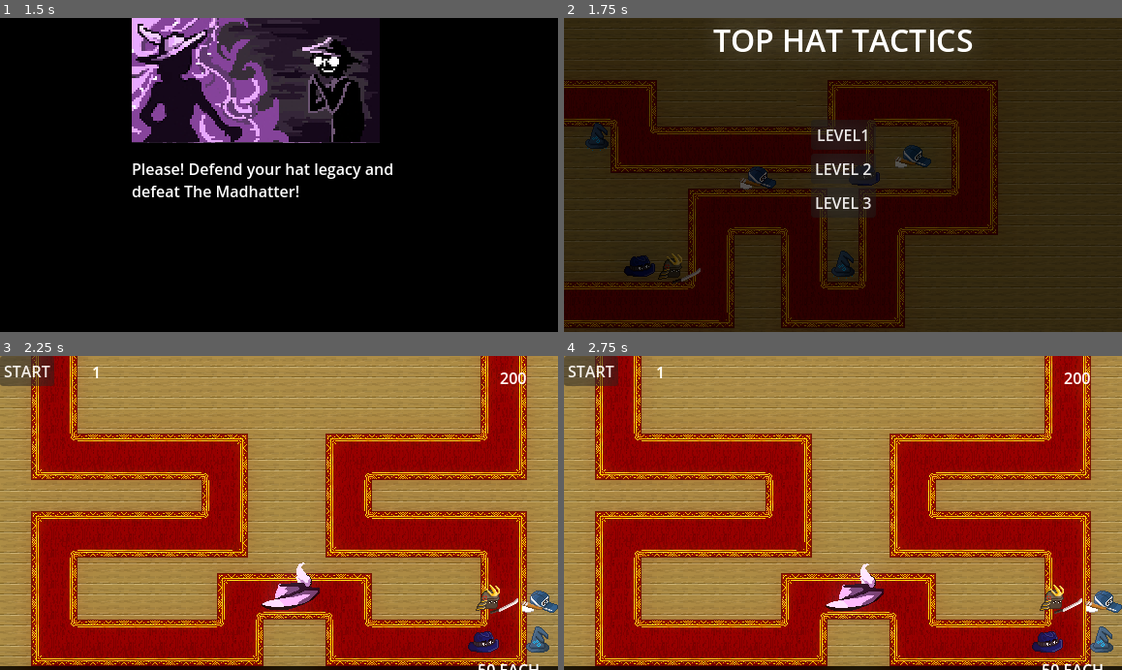
Above: before the commit, frames 1-4 (two rows, left to right).
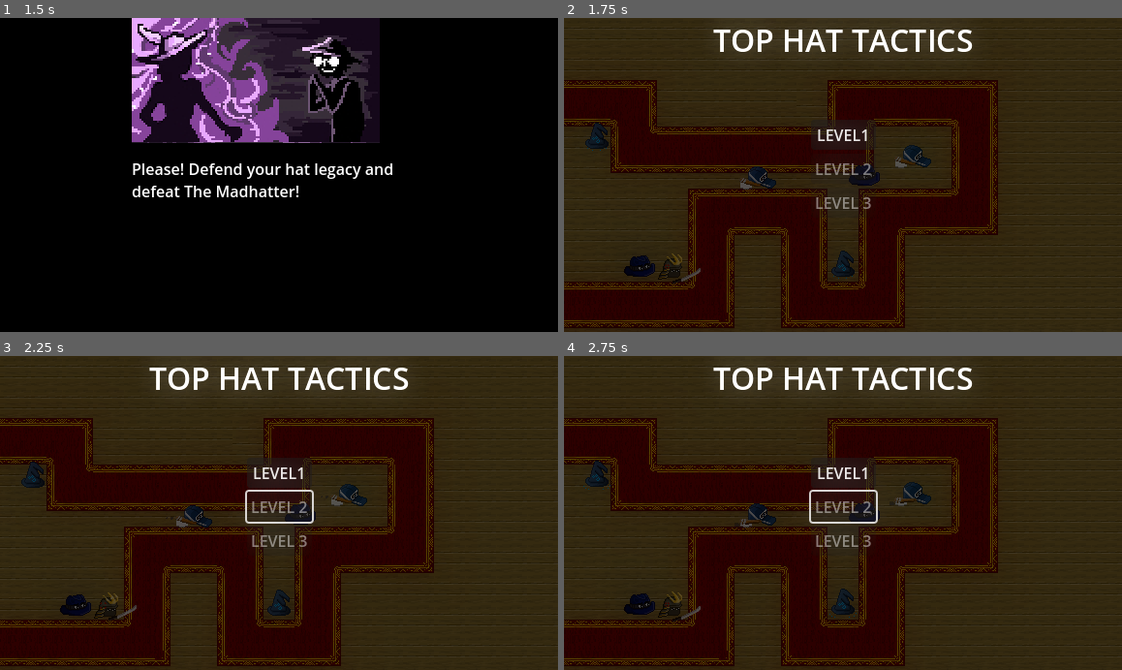
Above: after the commit, the same moments.

Repository: ma31n/TopHatTactics
Game: Godot game, scene res://Scenes/intro.tscn
The game is run twice, just before and just after one commit, with the same random seed, the same clock (stepped at 60 frames per second) and the same inputs. The engine's default icon, where the game draws it, is replaced by a stand-in: a white triangle on a blue panel in a dark square.
Inputs (mouse positions are in pixels of both pictures, inside the frame that each line leads up to):
- Up to frame 1 (1.5 s): tap Enter (ui_accept) at 0.5, 1.35 s; move the mouse to (401, 159) at 0.52 s; hold Enter (ui_accept) 0.53-1.28 s; click (401, 159) at 0.67 s; move the mouse to (167, 190) at 1.27 s; click (167, 190) at 1.42 s
- Up to frame 2 (1.75 s): tap Enter (ui_accept) at 1.52 s
- Up to frame 3 (2.25 s): tap Enter (ui_accept) at 1.82 s; click (279, 506) at 2 s, where only the run before the commit has a clickable "LEVEL 2"
- Up to frame 4 (2.75 s): no input

Frame 1 is identical in both runs. In frame 2, 0.3% of the frame differs, in the area x 45-56%, y 46-61%; in frame 3, 100%, in the area x 0-100%, y 0-100%; in frame 4, 100%.

Commit message:
Fixed game completion + level order

Diff:
--- a/Scenes/intro.gd
+++ b/Scenes/intro.gd
@@ -12,7 +12,7 @@
 	$RichTextLabel.text=lines[0][0]
 
 func _physics_process(delta: float) -> void:
-	if(Global.levelscompleted<=3):
+	if(Global.levelscompleted<3):
 		if (Input.is_action_just_pressed("ui_accept")):
 			if(current<lines.size()-1):
 				current+=1
@@ -20,6 +20,6 @@
 				get_node(str(current+1)).visible=true;
 			else:
 				get_tree().change_scene_to_file("res://Scenes/main_menu.tscn")
-	elif(Global.levelscompleted>3):
+	elif(Global.levelscompleted>=3):
 		$RichTextLabel.text=final[0]
 		$Sprite2D.visible=true
--- a/Scenes/level_3.tscn
+++ b/Scenes/level_3.tscn
@@ -38,6 +38,7 @@
 
 [node name="Level3" type="Node2D"]
 script = ExtResource("1_0vt2t")
+level = 3
 
 [node name="Label" type="Label" parent="."]
 offset_left = 95.0
@@ -65,6 +66,7 @@
 offset_top = 31.0
 offset_right = 300.0
 offset_bottom = 77.0
+bbcode_enabled = true
 text = "[center]THE RIVAL HATMAKER STOLE YOUR PRECIOUS HAT :([center]"
 
 [node name="retry" type="Button" parent="ColorRect"]
@@ -169,5 +171,6 @@
 [connection signal="pressed" from="ColorRect/retry" to="." method="_on_retry_pressed"]
 [connection signal="pressed" from="ColorRect/win" to="." method="_on_win_pressed"]
 [connection signal="timeout" from="Timer" to="." method="_on_timer_timeout"]
+[connection signal="pressed" from="Button" to="." method="_on_button_pressed"]
 [connection signal="area_entered" from="Finish" to="." method="_on_finish_area_entered"]
 [connection signal="area_entered" from="Finish2" to="." method="_on_finish_2_area_entered"]
--- a/Scripts/main.gd
+++ b/Scripts/main.gd
@@ -56,11 +56,11 @@
 					6: youwon()
 			3:
 				match wave:
-					1: enemies=[["EnemyTopHat",1], ["EnemyTopHat",0], ["EnemyTopHat",1], ["EnemyHardHat",0], ["EnemyHardHat",1], ["EnemyTopHat",0], ["EnemyTopHat",1], ["EnemyTopHat",0], ["EnemyJesterHat",1], "NecessaryEvil"]
-					2: enemies=[["EnemyPilotHat",0], ["Enemy …(259 unchanged characters)…
-					3: enemies=["EnemyHardHat", "EnemyHardHat", "EnemyHardHat", "NecessaryEvil"]
-					4: enemies=[["EnemyFootballHat",0], ["En …(394 unchanged characters)…
-					5: enemies=[["EnemyHardHat",0], ["EnemyH …(601 unchanged characters)…
+					#1: enemies=[["EnemyTopHat",1], ["EnemyTopHat",0], ["EnemyTopHat",1], ["EnemyHardHat",0], ["EnemyHardHat",1], ["EnemyTopHat",0], ["EnemyTopHat",1], ["EnemyTopHat",0], ["EnemyJesterHat",1], "NecessaryEvil"]
+					#2: enemies=[["EnemyPilotHat",0], ["Enemy …(259 unchanged characters)…
+					#3: enemies=["EnemyHardHat", "EnemyHardHat", "EnemyHardHat", "NecessaryEvil"]
+					#4: enemies=[["EnemyFootballHat",0], ["En …(394 unchanged characters)…
+					#5: enemies=[["EnemyHardHat",0], ["EnemyH …(601 unchanged characters)…
 					6: enemies=[["EnemyCrownHat",0],["NecessaryEvil"]]
 					7: youwon()
 	else:
--- a/Scripts/main_menu.gd
+++ b/Scripts/main_menu.gd
@@ -11,7 +11,7 @@
 	elif(Global.levelscompleted>=1):
 		$Control/VBoxContainer/Level2.disabled=false;
 
-	if(Global.levelscompleted>3):
+	if(Global.levelscompleted>=3):
 		get_tree().change_scene_to_file("res://Scenes/intro.tscn")
 
 
--- a/global.gd
+++ b/global.gd
@@ -6,4 +6,4 @@
 
 var gamestate = -1;
 var MP = 200
-var levelscompleted = 2;
+var levelscompleted = 0;
